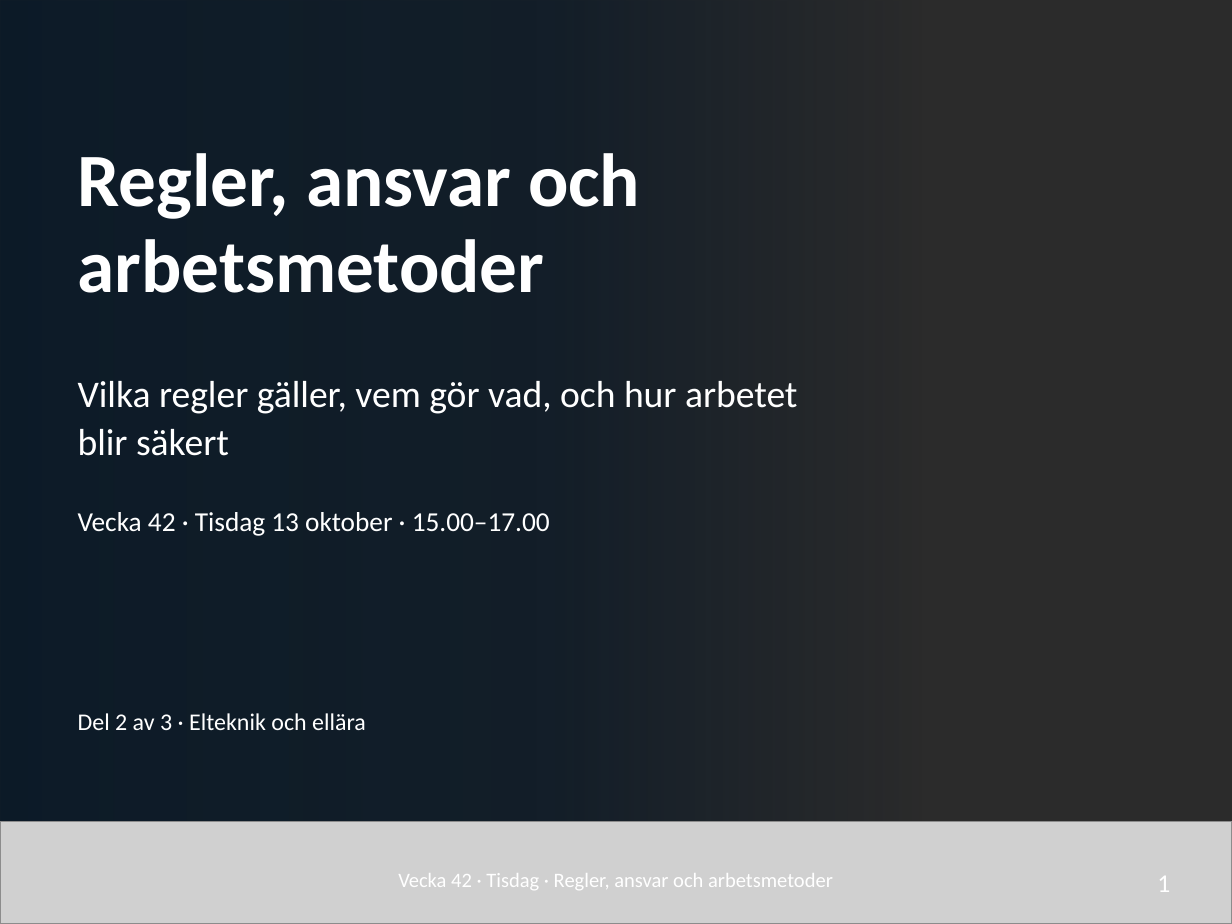
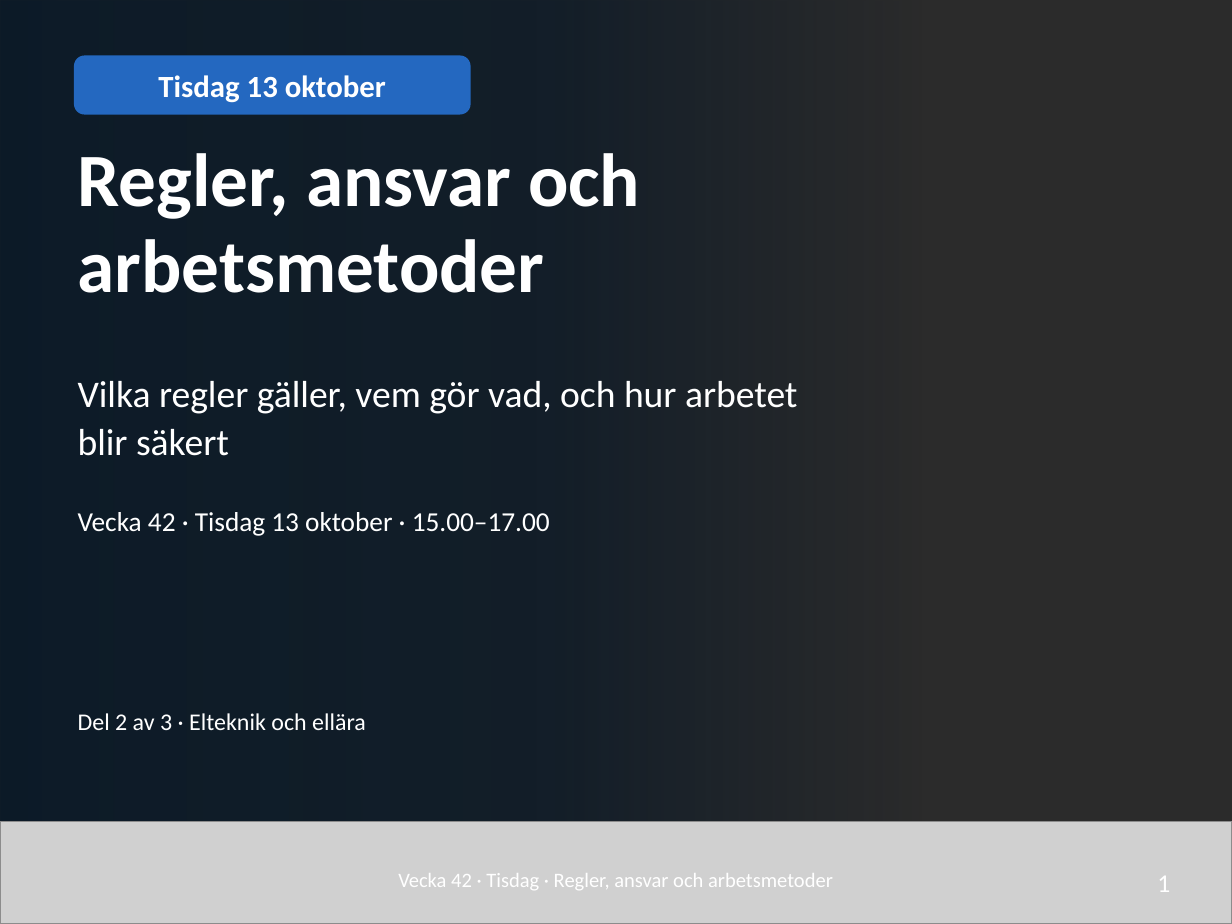
Before and after one commit to nj22az/nj22az.github.io, a slide deck: slide 1 of sjoskolan/vecka-42/aktuell/v42_02_Regler_ansvar_och_arbetsmetoder_elev.pptx. Drawn at 1232x924 pixels with LibreOffice and Linux fonts; fonts in the diff are those of the drawing; grey boxes stand for pictures; background and template pictures are left out; a plain dark background stands for a picture behind light text. Boxes give left, top, right and bottom in pixels: in the first picture for what was removed or moved away, otherwise in the second. Text is boxed around its words. In the diff, an @@ line names an element or a change of style, - is before the commit and + after.

```diff
--- a/sjoskolan/vecka-42/aktuell/v42_02_Regler_ansvar_och_arbetsmetoder_elev.pptx
+++ b/sjoskolan/vecka-42/aktuell/v42_02_Regler_ansvar_och_arbetsmetoder_elev.pptx
@@ rounded rectangle added at [74, 55, 471, 115], fill #2468C0, 18 pt, text #FFFFFF, bold @@
+Tisdag 13 oktober
```
Also in this commit, not shown: 1 other slide changed, 26 other files.
